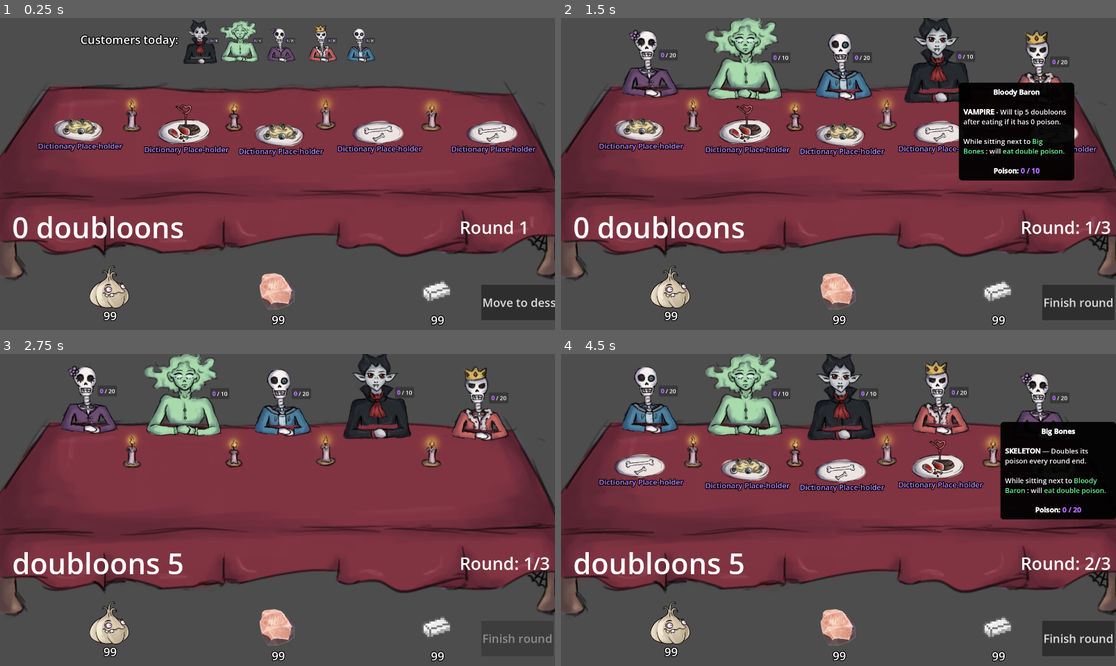
Above: before the commit, frames 1-4 (two rows, left to right).
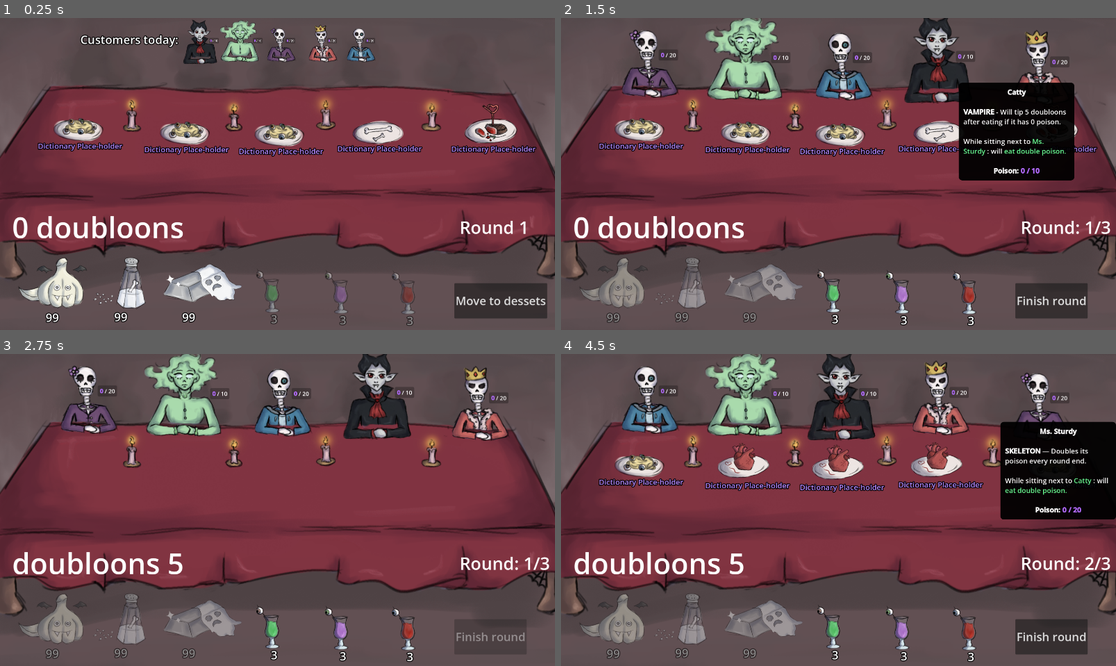
Above: after the commit, the same moments.

Repository: Henrique-Baumegger/godot-fims_food
Game: Godot game, scene res://scripts_and_scenes/main/main.tscn
The game is run twice, just before and just after one commit, with the same random seed, the same clock (stepped at 60 frames per second) and the same inputs.
Inputs (mouse positions are in pixels of both pictures, inside the frame that each line leads up to):
- Up to frame 1 (0.25 s): no input
- Up to frame 2 (1.5 s): click "Move to dessets" at 0.5 s; tap Enter at 1.25 s; move the mouse to (943, 64) at 1.27 s; click (943, 64) at 1.35 s
- Up to frame 3 (2.75 s): click "Finish round" at 2 s
- Up to frame 4 (4.5 s): tap Space at 2.75 s; move the mouse to (744, 394) at 2.77 s; click (744, 394) at 2.85 s; click "Move to dessets" at 3.5 s; tap Enter at 4.25 s; move the mouse to (1043, 403) at 4.27 s; click (1043, 403) at 4.35 s

The runs differ from the first frame. In frame 1, 8.0% of the frame differs, in the area x 0-100%, y 15-99%; in frame 2, 8.0%; in frame 3, 6.5%; in frame 4, 9.0%.

Commit message:
Dessert starting

Diff:
--- a/scripts_and_scenes/customer/ghost.gd
+++ b/scripts_and_scenes/customer/ghost.gd
@@ -8,7 +8,7 @@
 
 @export var alive_sprites: Array[Texture2D]
 @export var dead_sprites: Array[Texture2D]
-const names : Array[String] = ["A", "B", "C", "D", "E"]
+const names : Array[String] = ["Phantom of Grief", "Ghost of Greed", "Spirit of distrust", "Specter of hatred", "Linda"]
 
 @onready var sprite_2d: Sprite2D = $Sprite2D
 @onready var tool_tip_area: Area2D = $ToolTipArea
--- a/scripts_and_scenes/customer/skeleton.gd
+++ b/scripts_and_scenes/customer/skeleton.gd
@@ -7,7 +7,7 @@
 
 @export var alive_sprites: Array[Texture2D]
 @export var dead_sprites: Array[Texture2D]
-const names : Array[String] = ["Sir calcium", "Big Bones", "Medium Bones", "Eye Brows", "Markc"]
+const names : Array[String] = ["Sir calcium", "Ms. Sturdy", "Skulless lord", "Dead Steven", "Bob Bones"]
 
 @onready var sprite_2d: Sprite2D = $Sprite2D
 @onready var tool_tip_area: Area2D = $ToolTipArea
--- a/scripts_and_scenes/customer/vampire.gd
+++ b/scripts_and_scenes/customer/vampire.gd
@@ -7,7 +7,7 @@
 @export var alive_sprites: Array[Texture2D]
 @export var dead_sprites: Array[Texture2D]
 
-const names : Array[String] = ["Bald B", "Bloody Baron", "Tooth", "Liut", "Putz"]
+const names : Array[String] = ["Ariela", "Catty", "Chad", "Margareth", "Leek"]
 
 var poisonless_tip_amount = 5
 
--- a/scripts_and_scenes/food/all_ingredients_helper.gd
+++ b/scripts_and_scenes/food/all_ingredients_helper.gd
@@ -4,18 +4,22 @@
 static var empty_ingredients_dictionary : Dictionary[String, int] = {
 	"vampire_poison":0,
 	 "ghost_poison":0,
-	 "skeleton_poison":0
+	 "skeleton_poison":0,
+	"go_left_dessert":0,
+	"go_right_dessert":0,
+	"stay_dessert":0
 	}
 
 
 static var max_amount_for_each_ingredient : Dictionary[String, int] = {
-	"vampire_poison":20,
-	 "ghost_poison":20,
-	 "skeleton_poison":20
+	"vampire_poison":10,
+	 "ghost_poison":10,
+	 "skeleton_poison":20,
+	"go_left_dessert":1,
+	"go_right_dessert":1,
+	"stay_dessert":1
 	}
 
-
-static var extra_effects_ingredient_names : Array[String] = []
 
 
 static func get_empty_ingredients_base_dictionary_copy() -> Dictionary[String, int]:
--- a/scripts_and_scenes/food/food.gd
+++ b/scripts_and_scenes/food/food.gd
@@ -25,9 +25,6 @@
 
 
 func try_to_add(ingredient_name: String, quantity: int) -> int:
-	if not warm_food_step:
-		return 0
-
 	if not ingredients_present.has(ingredient_name):
 		return 0
 
--- a/scripts_and_scenes/food/food.tscn
+++ b/scripts_and_scenes/food/food.tscn
@@ -5,6 +5,7 @@
 [ext_resource type="Theme" uid="uid://c3pgctkp31gj8" path="res://art/themes/new_theme.tres" id="3_h3cyt"]
 [ext_resource type="Texture2D" uid="uid://tqjoie2qw2gi" path="res://art/food/warm/chicken.png" id="3_xacjw"]
 [ext_resource type="Texture2D" uid="uid://cy7w643klhh1w" path="res://art/food/warm/pasta.png" id="4_skh7j"]
+[ext_resource type="Texture2D" uid="uid://dq7u6a3si3gkf" path="res://art/food/warm/heart.png" id="5_xacjw"]
 
 [sub_resource type="RectangleShape2D" id="RectangleShape2D_aohis"]
 size = Vector2(90.79999, 88.09999)
@@ -12,7 +13,7 @@
 [node name="Food" type="Area2D" unique_id=1063911873 groups=["food_area", "round_dependers"]]
 z_index = 1
 script = ExtResource("1_aohis")
-list_of_sprites = Array[Texture]([ExtResource("2_hpgca"), ExtResource("3_xacjw"), ExtResource("4_skh7j")])
+list_of_sprites = Array[Texture]([ExtResource("2_hpgca"), ExtResource("3_xacjw"), ExtResource("4_skh7j"), ExtResource("5_xacjw"), ExtResource("4_skh7j")])
 
 [node name="CollisionShape2D" type="CollisionShape2D" parent="." unique_id=1930218971]
 position = Vector2(3.999998, 9.749992)
--- a/scripts_and_scenes/ingredients/ingredient.gd
+++ b/scripts_and_scenes/ingredients/ingredient.gd
@@ -4,9 +4,12 @@
 @export var ingredient_name : String = "no name yet"
 @export var sprite : Texture2D = null
 @export var initial_quantity : int
+@export var sprite_scale_mult : float = 1
 
+var is_dessert : bool = false
 var dragging : bool = false
 var mouse_is_on_static_ingredient : bool = false
+var customers_are_sitting : bool = false
 
 var static_quantity : int
 var dragged_quantity = 0
@@ -20,14 +23,42 @@
 
 
 func _ready() -> void:
+	if ingredient_name == "go_right_dessert" or ingredient_name == "go_left_dessert" or ingredient_name == "stay_dessert":
+		is_dessert = true
+
+	static_sprite.scale = static_sprite.scale * sprite_scale_mult
+	dragged_sprite.scale = dragged_sprite.scale * sprite_scale_mult
 	dragged_ingredient.visible = false
 	static_quantity = initial_quantity
 	update_labels()
 	set_up_sprites()
 
 func _process(_delta):
+	if (customers_are_sitting and not is_dessert) or (not customers_are_sitting and is_dessert):
+		if dragging:
+			cancel_drag()
+		return
+
 	handle_potential_click()
 	handle_potential_dragging_movement()
+
+
+func clients_go_to_table() -> void:
+	customers_are_sitting = true
+	if not is_dessert:
+		modulate = Color(0.8, 0.8, 0.8, 0.6)
+	else:
+		modulate = Color.WHITE
+
+
+
+func start_round() -> void:
+	customers_are_sitting = false
+	if not is_dessert:
+		modulate = Color.WHITE
+	else:
+		modulate = Color(0.8, 0.8, 0.8, 0.6)
+
 
 func handle_potential_click() -> void:
 	if not Input.is_action_just_pressed("left_click"):
--- a/scripts_and_scenes/ingredients/ingredient.tscn
+++ b/scripts_and_scenes/ingredients/ingredient.tscn
@@ -1,33 +1,34 @@
 [gd_scene format=3 uid="uid://faph87h4jkjb"]
 
 [ext_resource type="Script" uid="uid://dehquvyb0j416" path="res://scripts_and_scenes/ingredients/ingredient.gd" id="1_wiup6"]
-[ext_resource type="Texture2D" uid="uid://bh4my5fdbd7q3" path="res://art/place_holder/Garlic.webp" id="2_qhpac"]
+[ext_resource type="Texture2D" uid="uid://b8mudjqkkr3il" path="res://art/food/poisons/salt.png" id="2_e7njv"]
 [ext_resource type="Theme" uid="uid://c3pgctkp31gj8" path="res://art/themes/new_theme.tres" id="3_qhpac"]
 
 [sub_resource type="RectangleShape2D" id="RectangleShape2D_cocjv"]
 size = Vector2(219.5, 219)
 
-[node name="Ingredient" type="Node2D" unique_id=348821999]
+[node name="Ingredient" type="Node2D" unique_id=348821999 groups=["round_dependers"]]
 z_index = 2
 script = ExtResource("1_wiup6")
 
 [node name="StaticIngredient" type="Node2D" parent="." unique_id=567552491]
 
 [node name="StaticSprite" type="Sprite2D" parent="StaticIngredient" unique_id=86442956]
-scale = Vector2(0.5, 0.5)
-texture = ExtResource("2_qhpac")
+position = Vector2(9, 0)
+scale = Vector2(0.325, 0.325)
+texture = ExtResource("2_e7njv")
 
 [node name="StaticIngredientArea" type="Area2D" parent="StaticIngredient" unique_id=847833739]
 
 [node name="CollisionShape2D" type="CollisionShape2D" parent="StaticIngredient/StaticIngredientArea" unique_id=1475873681]
-scale = Vector2(0.8, 0.8)
+scale = Vector2(0.85, 0.85)
 shape = SubResource("RectangleShape2D_cocjv")
 
 [node name="StaticLabel" type="Label" parent="StaticIngredient" unique_id=122138272]
 offset_left = -156.0
-offset_top = 72.0
+offset_top = 65.0
 offset_right = 26.0
-offset_bottom = 127.0
+offset_bottom = 120.0
 theme = ExtResource("3_qhpac")
 theme_override_colors/font_color = Color(1, 1, 1, 1)
 text = "XX"
@@ -36,8 +37,8 @@
 [node name="DraggedIngredient" type="Node2D" parent="." unique_id=559503073]
 
 [node name="DraggedSprite" type="Sprite2D" parent="DraggedIngredient" unique_id=2008866099]
-scale = Vector2(0.3, 0.3)
-texture = ExtResource("2_qhpac")
+scale = Vector2(0.225, 0.225)
+texture = ExtResource("2_e7njv")
 
 [node name="DraggedLabel" type="Label" parent="DraggedIngredient" unique_id=2022509792]
 offset_left = -132.0
--- a/scripts_and_scenes/main/main.tscn
+++ b/scripts_and_scenes/main/main.tscn
@@ -2,10 +2,14 @@
 
 [ext_resource type="PackedScene" uid="uid://faph87h4jkjb" path="res://scripts_and_scenes/ingredients/ingredient.tscn" id="1_8ngdv"]
 [ext_resource type="Script" uid="uid://cj3gs41xv2c5m" path="res://scripts_and_scenes/main/main.gd" id="1_cu7v3"]
-[ext_resource type="Texture2D" uid="uid://bh4my5fdbd7q3" path="res://art/place_holder/Garlic.webp" id="2_d75j7"]
-[ext_resource type="Texture2D" uid="uid://cpemjii06d5sa" path="res://art/place_holder/BotW_Rock_Salt_Icon.webp" id="4_cu7v3"]
+[ext_resource type="Texture2D" uid="uid://kynw3kqa7dla" path="res://art/food/poisons/garlic.png" id="4_cu7v3"]
 [ext_resource type="PackedScene" uid="uid://yylk8cf2d84s" path="res://scripts_and_scenes/table/table.tscn" id="4_d75j7"]
-[ext_resource type="Texture2D" uid="uid://c7y7bb2b4nlep" path="res://art/place_holder/silver.webp" id="6_6n4cw"]
+[ext_resource type="Texture2D" uid="uid://b8mudjqkkr3il" path="res://art/food/poisons/salt.png" id="5_6n4cw"]
+[ext_resource type="Texture2D" uid="uid://bqa864xcxjlh4" path="res://art/food/poisons/silver.png" id="6_y5nuw"]
+[ext_resource type="Texture2D" uid="uid://cpco8dlho3uwe" path="res://art/food/dessert/drink g.png" id="7_qbahw"]
+[ext_resource type="Texture2D" uid="uid://ck2i48y4qpov6" path="res://art/food/dessert/drink p.png" id="8_86746"]
+[ext_resource type="Texture2D" uid="uid://b614ttf1mpkua" path="res://art/food/dessert/drink.png" id="9_e3vim"]
+[ext_resource type="Texture2D" uid="uid://0pmb8fggv2p" path="res://art/enviroment/Background.png" id="10_86746"]
 
 [node name="Main" type="Node2D" unique_id=959716859]
 script = ExtResource("1_cu7v3")
@@ -13,29 +17,50 @@
 [node name="Table" parent="." unique_id=246802026 instance=ExtResource("4_d75j7")]
 position = Vector2(966, 548)
 
-[node name="Ingredient" parent="." unique_id=348821999 instance=ExtResource("1_8ngdv")]
-position = Vector2(378, 931)
+[node name="Onion" parent="." unique_id=348821999 instance=ExtResource("1_8ngdv")]
+position = Vector2(178, 944)
 ingredient_name = "vampire_poison"
-sprite = ExtResource("2_d75j7")
-initial_quantity = 99
-
-[node name="Ingredient2" parent="." unique_id=1030776605 instance=ExtResource("1_8ngdv")]
-position = Vector2(960, 945)
-ingredient_name = "skeleton_poison"
 sprite = ExtResource("4_cu7v3")
 initial_quantity = 99
 
-[node name="Ingredient3" parent="." unique_id=596190691 instance=ExtResource("1_8ngdv")]
-position = Vector2(1511, 946)
-ingredient_name = "ghost_poison"
-sprite = ExtResource("6_6n4cw")
+[node name="Salt" parent="." unique_id=1030776605 instance=ExtResource("1_8ngdv")]
+position = Vector2(415, 942)
+ingredient_name = "skeleton_poison"
+sprite = ExtResource("5_6n4cw")
 initial_quantity = 99
 
+[node name="Silver" parent="." unique_id=596190691 instance=ExtResource("1_8ngdv")]
+position = Vector2(650, 943)
+ingredient_name = "ghost_poison"
+sprite = ExtResource("6_y5nuw")
+initial_quantity = 99
+
+[node name="LeftDessert" parent="." unique_id=594223459 instance=ExtResource("1_8ngdv")]
+position = Vector2(934, 949)
+ingredient_name = "go_left_dessert"
+sprite = ExtResource("7_qbahw")
+initial_quantity = 3
+sprite_scale_mult = 1.9
+
+[node name="StayDessert" parent="." unique_id=184809859 instance=ExtResource("1_8ngdv")]
+position = Vector2(1172, 953)
+ingredient_name = "stay_dessert"
+sprite = ExtResource("8_86746")
+initial_quantity = 3
+sprite_scale_mult = 1.9
+
+[node name="RightDessert" parent="." unique_id=1082072973 instance=ExtResource("1_8ngdv")]
+position = Vector2(1404, 955)
+ingredient_name = "go_right_dessert"
+sprite = ExtResource("9_e3vim")
+initial_quantity = 3
+sprite_scale_mult = 1.9
+
 [node name="NextRound" type="Button" parent="." unique_id=1977712106]
-offset_left = 1665.0
-offset_top = 924.0
-offset_right = 1901.0
-offset_bottom = 1046.0
+offset_left = 1572.0
+offset_top = 918.0
+offset_right = 1808.0
+offset_bottom = 1040.0
 theme_override_font_sizes/font_size = 40
 text = "Next Round"
 
@@ -73,4 +98,9 @@
 theme_override_font_sizes/font_size = 125
 text = "You did not kill all dudes"
 
+[node name="BackGround" type="Sprite2D" parent="." unique_id=81512445]
+z_index = -1
+position = Vector2(960, 540)
+texture = ExtResource("10_86746")
+
 [connection signal="pressed" from="NextRound" to="." method="_on_next_round_pressed"]
Binary file added: art/enviroment/Background.png
Not shown, added: art/enviroment/Background.png.import
Binary file added: art/food/dessert/drink g.png
Not shown, added: art/food/dessert/drink g.png.import
Binary file added: art/food/dessert/drink p.png
Not shown, added: art/food/dessert/drink p.png.import
Binary file added: art/food/poisons/garlic.png
Not shown, added: art/food/poisons/garlic.png.import
Binary file added: art/food/poisons/holly_water.png
Not shown, added: art/food/poisons/holly_water.png.import
Binary file added: art/food/poisons/salt.png
Not shown, added: art/food/poisons/salt.png.import
(and 6 more such lines)
